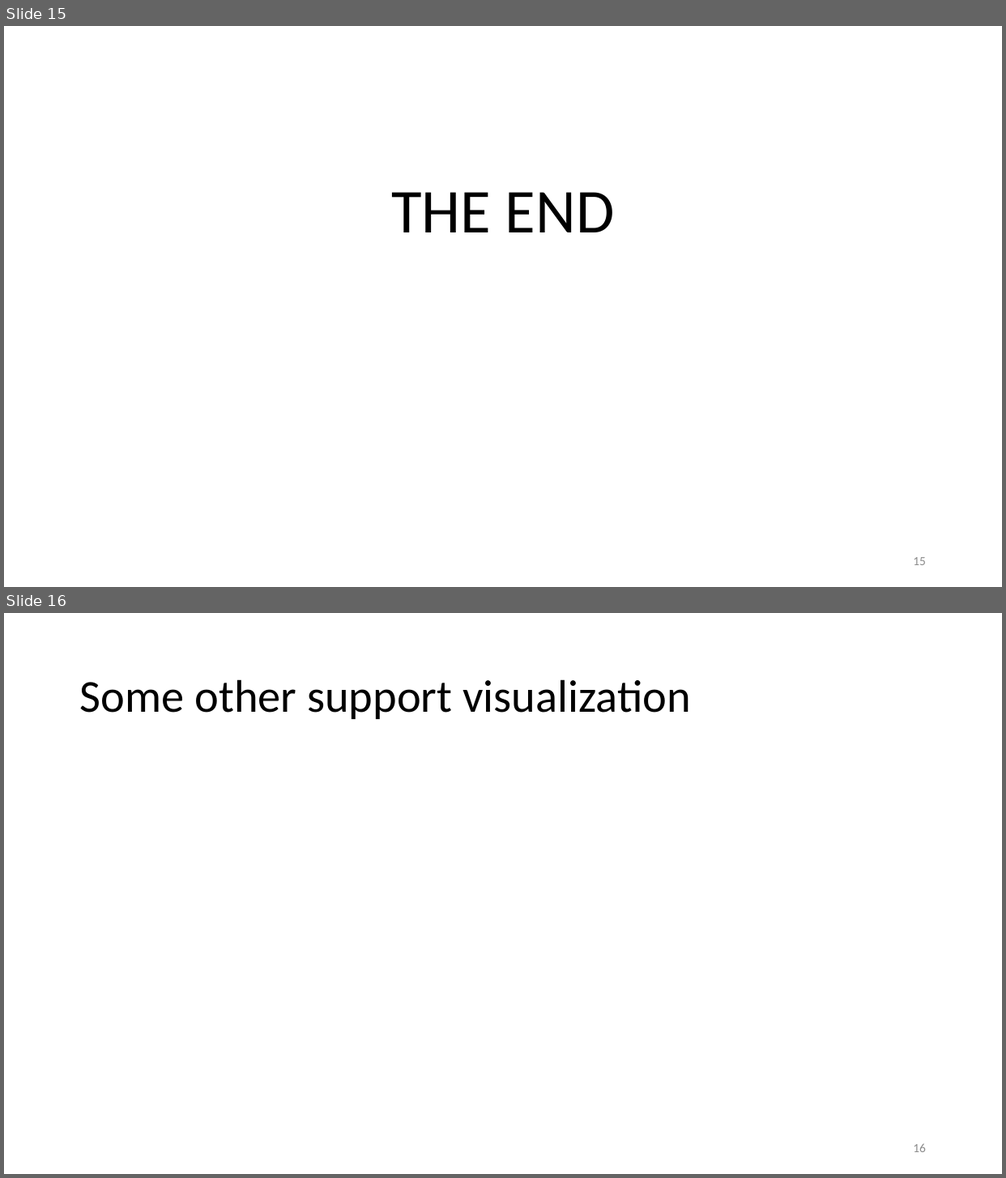
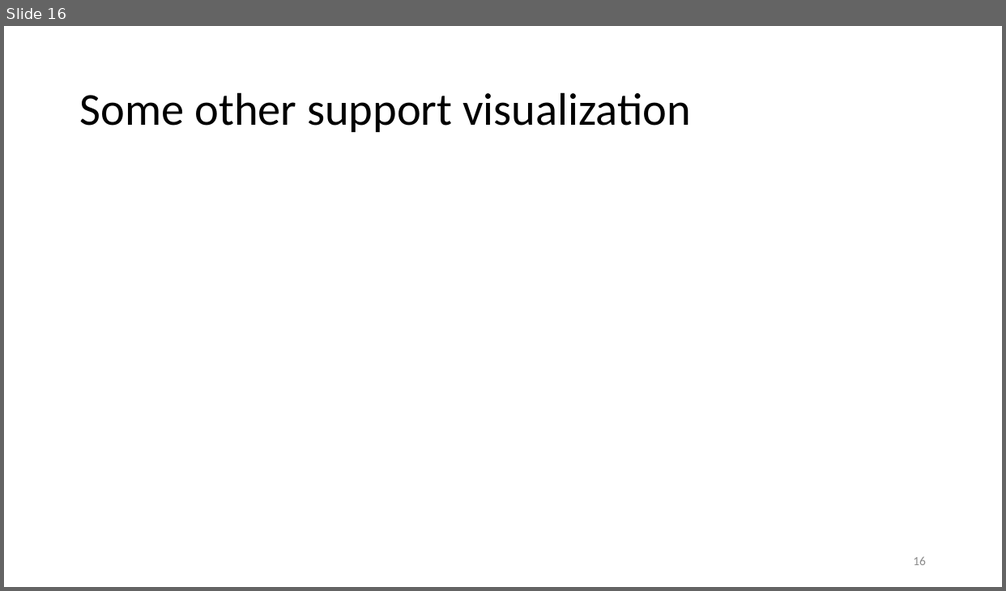
Before and after one commit to Masoud-Ghodrati/cl_test, a slide deck: visualizations_and_ppt/cl_test_presentation.pptx. Shown one above the other, each under a label of ours: slides 15 and 16 before the commit, slide 16 after it. The pictures are 1006x1178 and 1006x591 pixels, drawn with LibreOffice and Linux fonts; fonts in the diff are those of the drawing. Boxes give left, top, right and bottom in pixels: in the first picture for what was removed or moved away, otherwise in the second. Text is boxed around its words. In the diff, an @@ line names an element or a change of style, - is before the commit and + after.

```diff
--- a/visualizations_and_ppt/cl_test_presentation.pptx
+++ b/visualizations_and_ppt/cl_test_presentation.pptx
@@ slide 15 removed at bbox=[4, 26, 1002, 587], background #FFFFFF @@
@@ text removed at bbox=[391, 192, 615, 233] @@
-THE END
@@ page number removed at bbox=[913, 557, 926, 565] @@
-15
```
Also in this commit, not shown: 12 slides changed, 5 slides added, 2 other slides removed.
